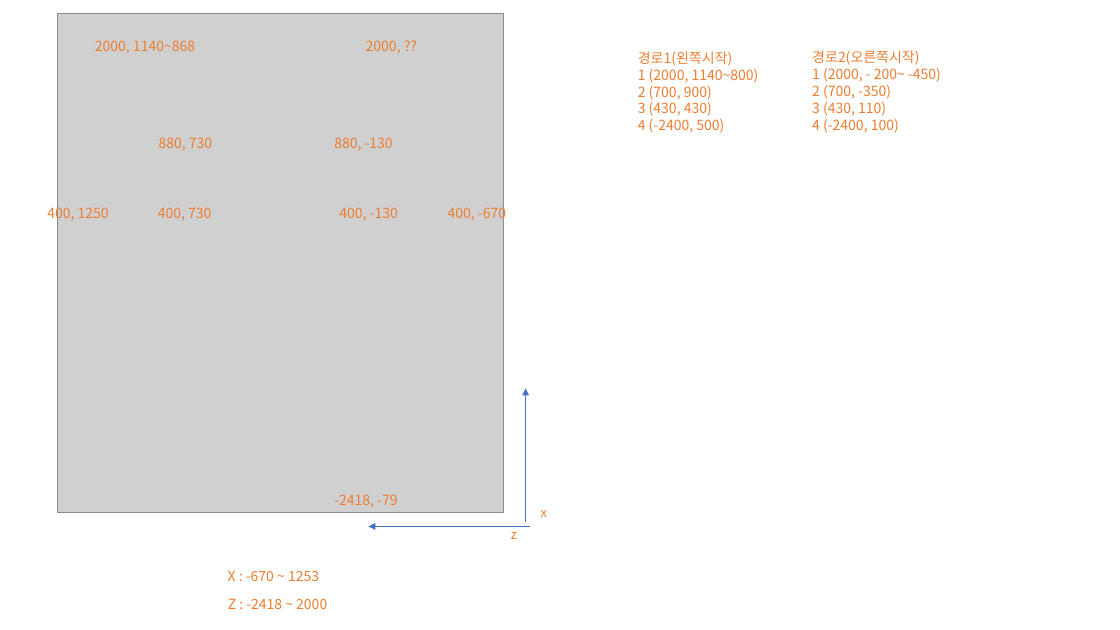
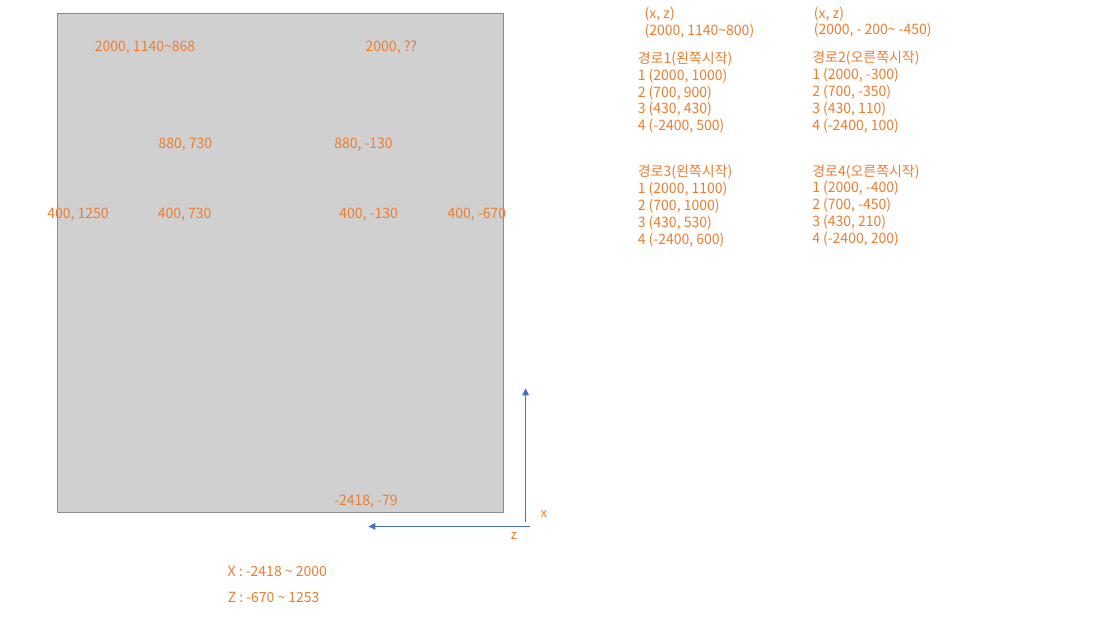
Before and after one commit to jysso3070/JSTMserver, a slide deck: slide 1 of res/스테이지 경로/스테이지1.pptx. Drawn at 1120x630 pixels with LibreOffice and Linux fonts; fonts in the diff are those of the drawing; grey boxes stand for pictures. Boxes give left, top, right and bottom in pixels: in the first picture for what was removed or moved away, otherwise in the second. Text is boxed around its words. In the diff, an @@ line names an element or a change of style, - is before the commit and + after.

```diff
--- a/res/스테이지 경로/스테이지1.pptx
+++ b/res/스테이지 경로/스테이지1.pptx
@@ text added at <box>645,7,754,38</box>, 12 pt, text #ED7D31 @@
+(x, z)
+(2000, 1140~800)
@@ text added at <box>814,6,932,37</box>, 12 pt, text #ED7D31 @@
+(x, z)
+(2000, - 200~ -450)
@@ text at <box>638,68,728,83</box>: text changed @@
-1 (2000, 1140~800)
+1 (2000, 1000)
@@ text at <box>812,67,899,82</box>: text changed @@
-1 (2000, - 200~ -450)
+1 (2000, -300)
@@ text added at <box>638,164,733,247</box>, 12 pt, text #ED7D31 @@
+경로3(왼쪽시작)
+1 (2000, 1100)
+2 (700, 1000)
+3 (430, 530)
+4 (-2400, 600)
@@ text added at <box>812,164,919,246</box>, 12 pt, text #ED7D31 @@
+경로4(오른쪽시작)
+1 (2000, -400)
+2 (700, -450)
+3 (430, 210)
+4 (-2400, 200)
@@ text at <box>228,565,327,576</box>: text changed @@
-Z : -2418 ~ 2000
+X : -2418 ~ 2000
@@ text at <box>228,591,319,602</box>: text changed @@
-X : -670 ~ 1253
+Z : -670 ~ 1253
```
Also in this commit, not shown: 2 other files.
